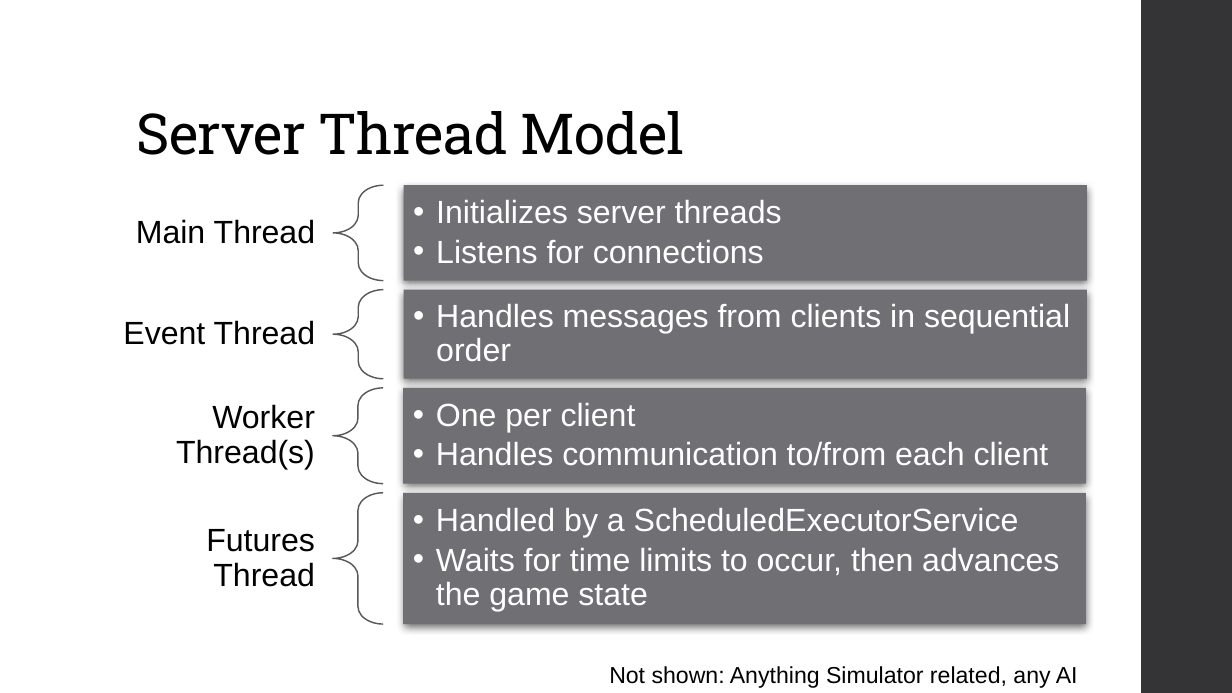
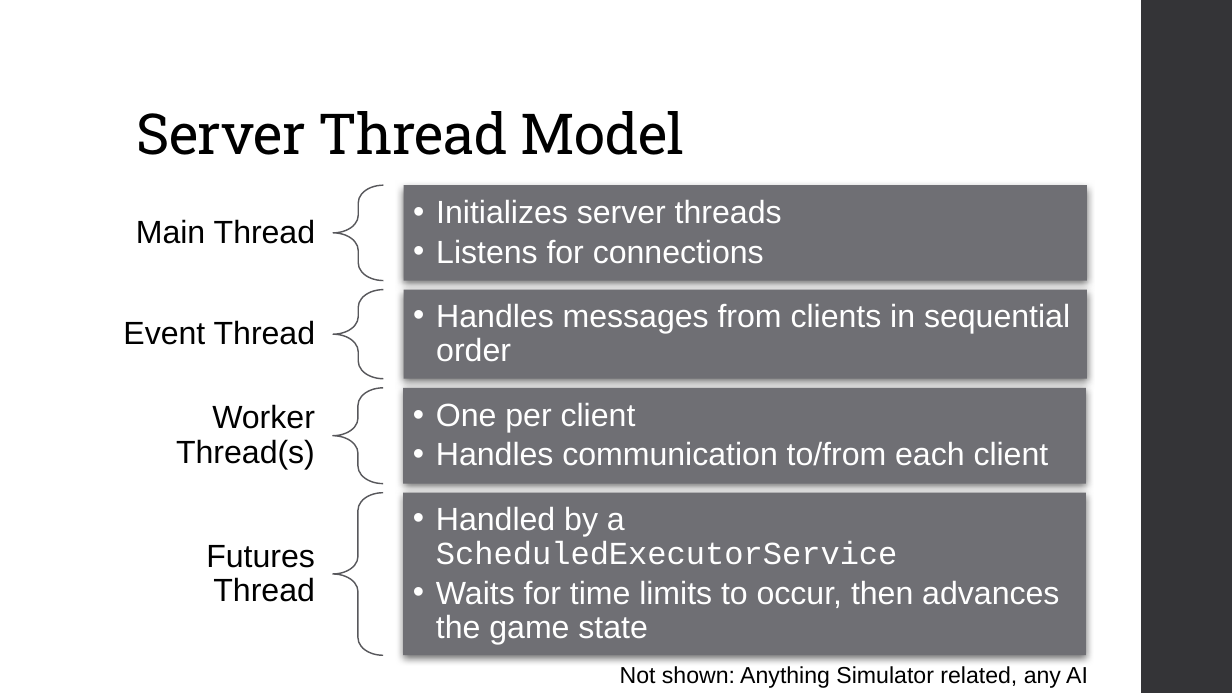
Before and after one commit to castellanos70/StarvationEvasion, a slide deck: slide 2 of doc/Starvation Evasion Server.pptx. Drawn at 1232x693 pixels with LibreOffice and Linux fonts; fonts in the diff are those of the drawing. Boxes give left, top, right and bottom in pixels: in the first picture for what was removed or moved away, otherwise in the second. Text is boxed around its words. In the diff, an @@ line names an element or a change of style, - is before the commit and + after.

Commit message:
Update Server Presentation formatting

```diff
--- a/doc/Starvation Evasion Server.pptx
+++ b/doc/Starvation Evasion Server.pptx
@@ left brace: place and size @@
-left brace at <box>333,493,383,624</box>
+left brace at <box>333,493,383,655</box>
@@ rectangle: place and size @@
-rectangle at <box>403,493,1086,624</box>
+rectangle at <box>403,493,1086,655</box>
@@ text at <box>436,507,898,565</box>: font Arial to Courier New in "ScheduledExecutorService" @@
@@ text "Futures Thread": place and size @@
-text "Futures Thread" at <box>206,529,315,587</box>
+text "Futures Thread" at <box>206,545,315,602</box>
@@ text "Not shown: Anything Simulator related, ...": place and size @@
-text "Not shown: Anything Simulator related, ..." at <box>609,666,1078,688</box>
+text "Not shown: Anything Simulator related, ..." at <box>620,666,1088,688</box>
```
Also in this commit, not shown: 1 other file.
